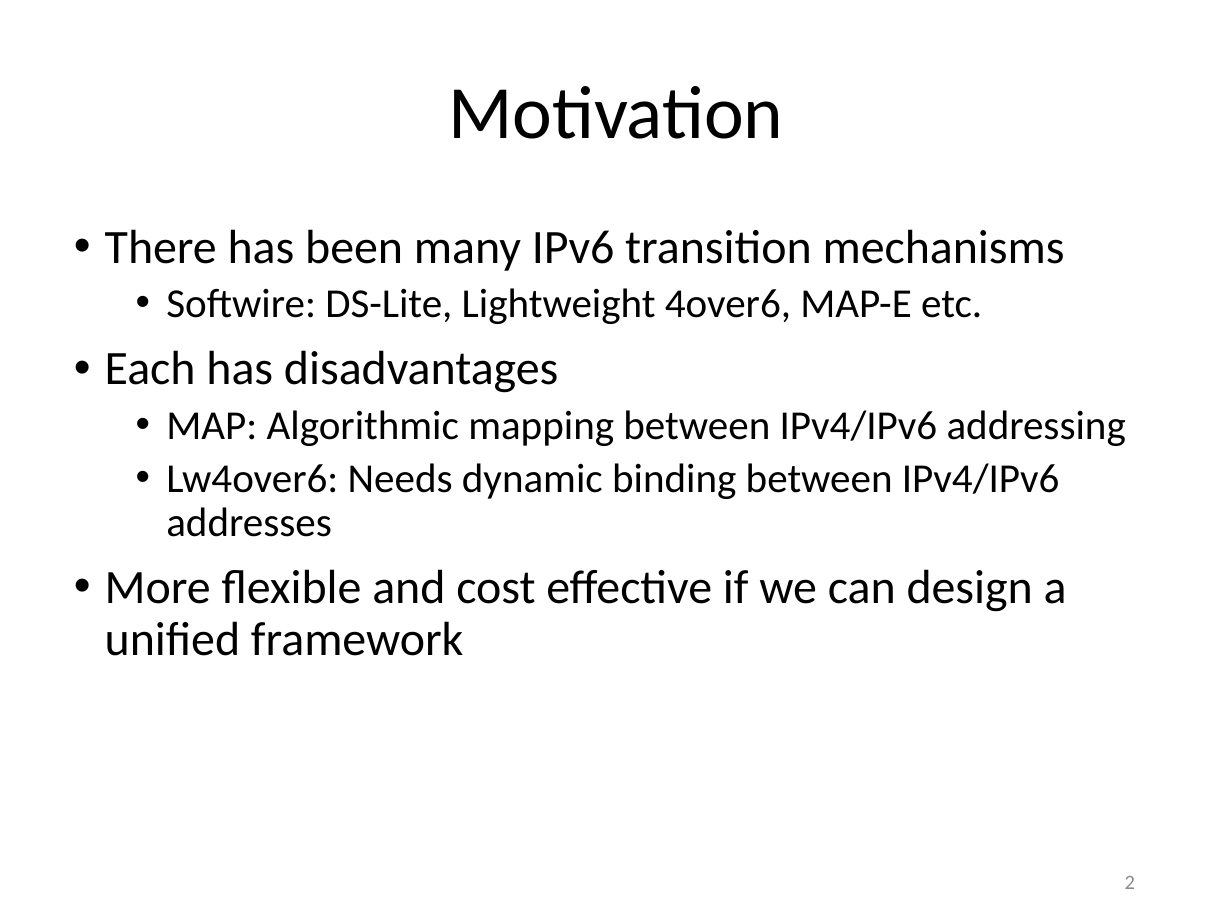
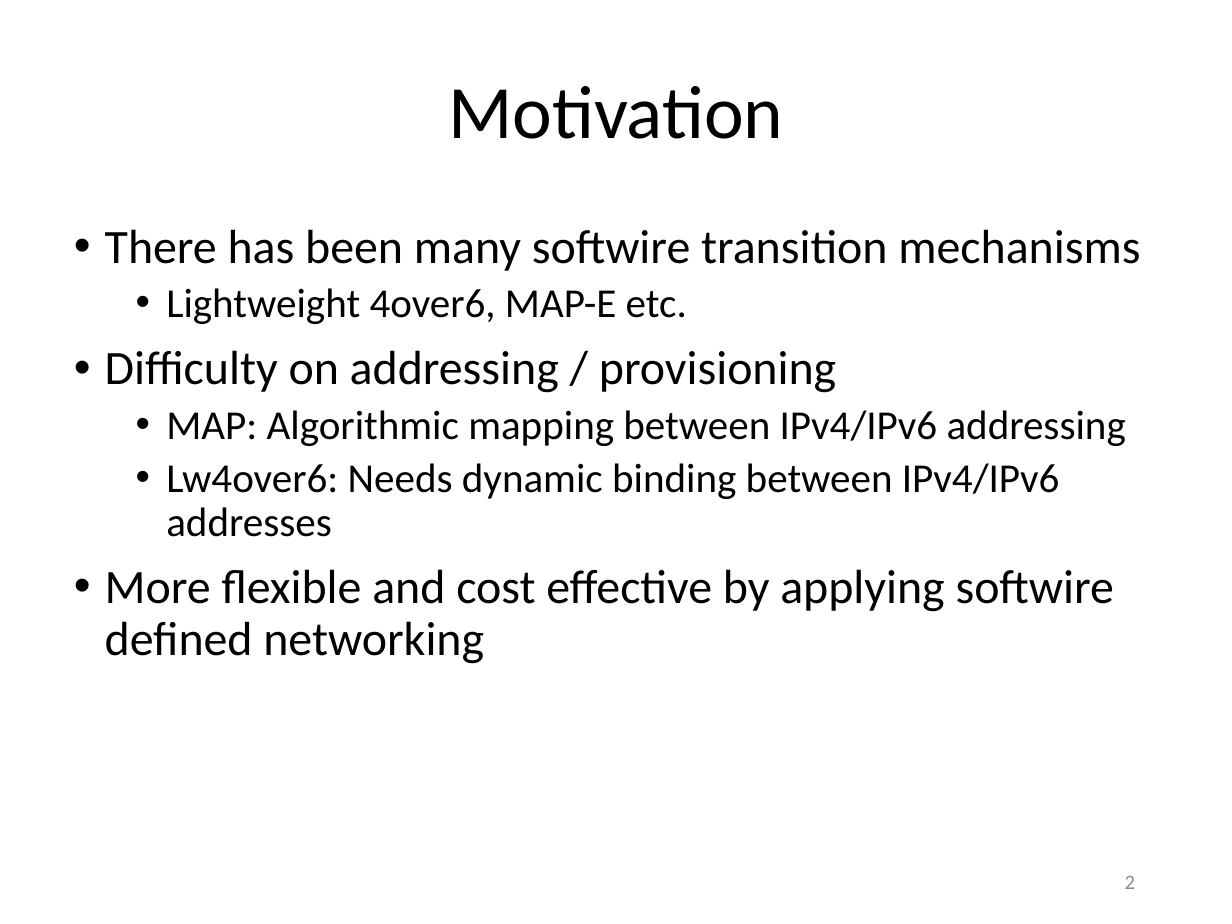
Before and after one commit to gnocuil/draft-sdn, a slide deck: slide 2 of Unified IPv6 Transition Framework With Flow-based Forwarding.pptx. Drawn at 1232x924 pixels with LibreOffice and Linux fonts; fonts in the diff are those of the drawing. Boxes give left, top, right and bottom in pixels: in the first picture for what was removed or moved away, otherwise in the second. Text is boxed around its words. In the diff, an @@ line names an element or a change of style, - is before the commit and + after.

```diff
--- a/Unified IPv6 Transition Framework With Flow-based Forwarding.pptx
+++ b/Unified IPv6 Transition Framework With Flow-based Forwarding.pptx
@@ text at box(105, 229, 1140, 393): text changed @@
-• There has been many IPv6 transition mechanisms
-  • Softwire: DS-Lite, Lightweight 4over6, MAP-E etc.
-• Each has disadvantages
+• There has been many softwire transition mechanisms
+  • Lightweight 4over6, MAP-E etc.
+• Difficulty on addressing / provisioning
@@ text at box(105, 569, 1114, 664): text changed @@
-• More flexible and cost effective if we can design a unified framework
+• More flexible and cost effective by applying softwire defined networking
```
Also in this commit, not shown: 5 other slides changed, 5 slides added, 3 slides removed.
